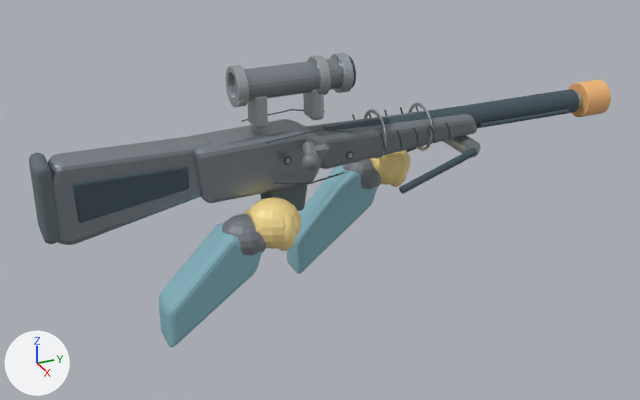
A saved change to the glTF model client/public/assets/weapons/watcher.glb.
One viewpoint serves both versions: a 50 mm lens placed at (3.12, -1.06, 1.31), pointed at (0.0, 0.35, -0.26). The axes (+X, +Y, +Z) are drawn at lower left. The lights are the same throughout. The older version comes first. Where no turn or scale is listed for an object, it has been applied to the vertices. Vertices at exactly the same position are counted once.

Objects in the first picture: 'BATCH_BRUSHED_ALLOY_03', 'BATCH_CERAMIC_POLYMER_01', 'BATCH_MACHINED_GRAPHITE_02', 'BATCH_RUBBER_04', 'BATCH_SHADOW_GROOVES_05', 'BATCH_TEAM_UNIFORM_SLEEVE_10', 'BATCH_YELLOW_MINIFIG_HAND_09', 'Mandatory orange 6mm tip' and 1 more.
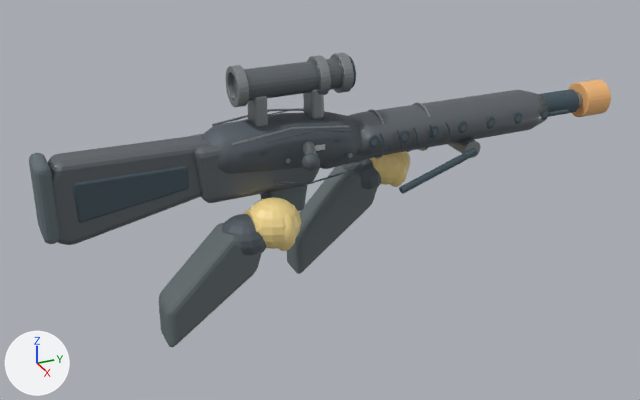
What changed in the scene script:
```text
Change mat_machined_graphite_02:
    mat_machined_graphite_02.base_color: (0.282, 0.318, 0.353) -> (0.161, 0.18, 0.2)  # grey #9199a0 -> grey #70767c
Change mat_ceramic_polymer_01:
    mat_ceramic_polymer_01.base_color: (0.188, 0.212, 0.235) -> (0.0902, 0.11, 0.129)  # grey #787f85 -> dark grey #555d65
Change mat_brushed_alloy_03:
    mat_brushed_alloy_03.base_color: (0.471, 0.518, 0.545) -> (0.318, 0.345, 0.361)  # light grey #b7bfc3 -> grey #999fa2
Change mat_team_uniform_sleeve_10:
    mat_team_uniform_sleeve_10.base_color: (0.239, 0.463, 0.541) -> (0.125, 0.153, 0.161)  # cyan #86b5c2 -> grey #636d70
Change me_bedded_sniper_action:
    remove me_bedded_sniper_action.from_pydata(...)  # 296 vertices, 580 faces; spans x -0.097..0.097, y -0.76..0.44, z -0.225..0.351
    add me_bedded_sniper_action.from_pydata(...)  # 392 vertices, 768 faces; spans x -0.117..0.117, y -0.76..1.43, z -0.225..0.351
    me_bedded_sniper_action part 1: a new loose piece of 96 vertices spanning x -0.117..0.117, y 0.47..1.43, z -0.087..0.101, in mat_machined_graphite_02 (grey #70767c)
Change me_stock_cutout_shadow_003:
    remove me_stock_cutout_shadow_003.from_pydata(...)  # 1648 vertices, 3020 faces; spans x -0.18..0.18, y -0.66..1.81, z -0.22..0.36
    add me_stock_cutout_shadow_003.from_pydata(...)  # 4276 vertices, 8204 faces; spans x -0.18..0.18, y -0.66..1.81, z -0.22..0.36
    me_stock_cutout_shadow_003 part 2: a new loose piece, a UV sphere (16 segments, 10 rings, poles along z) spanning x 0.107..0.119, y 0.517..0.563, z -0.01..0.046, in mat_shadow_grooves_05 (dark blue #475862)
    me_stock_cutout_shadow_003 part 3: a new loose piece, a UV sphere (16 segments, 10 rings, poles along z) spanning x 0.107..0.119, y 0.659..0.705, z -0.01..0.046, in mat_shadow_grooves_05 (dark blue #475862)
    me_stock_cutout_shadow_003 part 4: a new loose piece, a UV sphere (16 segments, 10 rings, poles along z) spanning x 0.107..0.119, y 0.8..0.846, z -0.01..0.046, in mat_shadow_grooves_05 (dark blue #475862)
    me_stock_cutout_shadow_003 part 5: a new loose piece, a UV sphere (16 segments, 10 rings, poles along z) spanning x 0.107..0.119, y 0.942..0.988, z -0.01..0.046, in mat_shadow_grooves_05 (dark blue #475862)
    me_stock_cutout_shadow_003 part 6: a new loose piece, a UV sphere (16 segments, 10 rings, poles along z) spanning x 0.107..0.119, y 1.084..1.13, z -0.01..0.046, in mat_shadow_grooves_05 (dark blue #475862)
    me_stock_cutout_shadow_003 part 7: a new loose piece, a UV sphere (16 segments, 10 rings, poles along z) spanning x 0.107..0.119, y 1.225..1.271, z -0.01..0.046, in mat_shadow_grooves_05 (dark blue #475862)
    me_stock_cutout_shadow_003 part 8: a new loose piece, a UV sphere (16 segments, 10 rings, poles along z) spanning x 0.107..0.119, y 1.367..1.413, z -0.01..0.046, in mat_shadow_grooves_05 (dark blue #475862)
    me_stock_cutout_shadow_003 part 9: a new loose piece, a UV sphere (16 segments, 10 rings, poles along z) spanning x 0.107..0.125, y 0.035..0.085, z 0.035..0.059, in mat_shadow_grooves_05 (dark blue #475862)
    other edits to the shape of me_stock_cutout_shadow_003 do not show in these pictures
Change me_long_thin_free_float_rail:
    remove me_long_thin_free_float_rail.from_pydata(...)  # 534 vertices, 1052 faces; spans x -0.258..0.305, y -0.155..1.072, z -0.352..0.08
    add me_long_thin_free_float_rail.from_pydata(...)  # 664 vertices, 1308 faces; spans x -0.258..0.305, y -0.17..1.072, z -0.352..0.146
    me_long_thin_free_float_rail part 10: a new loose piece of 130 vertices spanning x -0.128..0.128, y -0.17..0.51, z -0.088..0.146, in mat_ceramic_polymer_01 (dark grey #555d65)
Change me_cylinder_112:
    remove me_cylinder_112.from_pydata(...)  # 2376 vertices, 4716 faces; spans x -0.14..0.27, y -1.06..0.67, z -0.14..0.36
    add me_cylinder_112.from_pydata(...)  # 2424 vertices, 4780 faces; spans x -0.14..0.27, y -1.11..0.67, z -0.14..0.36
    me_cylinder_112 part 11: a new loose piece of 24 vertices spanning x -0.13..-0.12, y -1.11..-0.62, z 0.09..0.13, in mat_brushed_alloy_03 (grey #999fa2)
    me_cylinder_112 part 12: a new loose piece of 24 vertices spanning x 0.12..0.13, y -1.11..-0.62, z 0.09..0.13, in mat_brushed_alloy_03 (grey #999fa2)
```

Where the change shows, as pixel boxes [x1, y1, x2, y2] in the pictures (640 x 400 px):
'BATCH_MACHINED_GRAPHITE_02', recoloured, reshaped (69% wider): before [48, 58, 343, 245]; after [48, 58, 548, 245]
'BATCH_CERAMIC_POLYMER_01', recoloured, reshaped: before [222, 107, 477, 256]; after [201, 112, 391, 256]
'BATCH_TEAM_UNIFORM_SLEEVE_10', recoloured (cyan to grey): [159, 165, 378, 347] in both
'BATCH_BRUSHED_ALLOY_03', recoloured, reshaped: before [226, 53, 583, 163]; after [212, 53, 583, 163]
part 1 of me_bedded_sniper_action, added: after [348, 90, 548, 156]
part 2 of me_stock_cutout_shadow_003, added: after [369, 135, 379, 148]
part 3 of me_stock_cutout_shadow_003, added: after [400, 130, 409, 143]
part 4 of me_stock_cutout_shadow_003, added: after [429, 126, 439, 138]
part 5 of me_stock_cutout_shadow_003, added: after [458, 121, 467, 133]
part 6 of me_stock_cutout_shadow_003, added: after [486, 117, 495, 129]
part 7 of me_stock_cutout_shadow_003, added: after [514, 112, 522, 124]
part 8 of me_stock_cutout_shadow_003, added: after [540, 108, 549, 120]
part 9 of me_stock_cutout_shadow_003, added: after [259, 151, 269, 156]
part 10 of me_long_thin_free_float_rail, added: after [201, 112, 362, 174]
part 11 of me_cylinder_112, added: after [212, 108, 304, 126]
part 12 of me_cylinder_112, added: after [232, 126, 349, 146]
